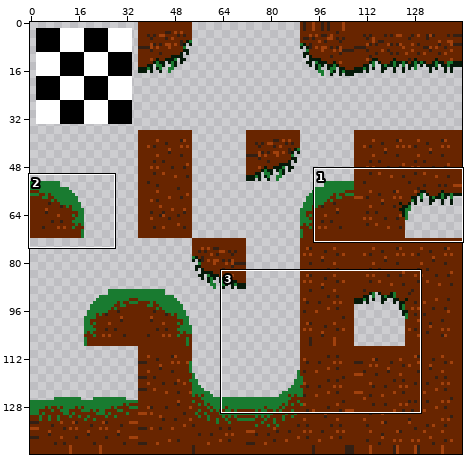
File history of a sprite sheet, tilesets/tileset0/output_tileset.png. The picture above shows the old version from afar; the outline marks the close-up.
Close-up. First the earlier version:
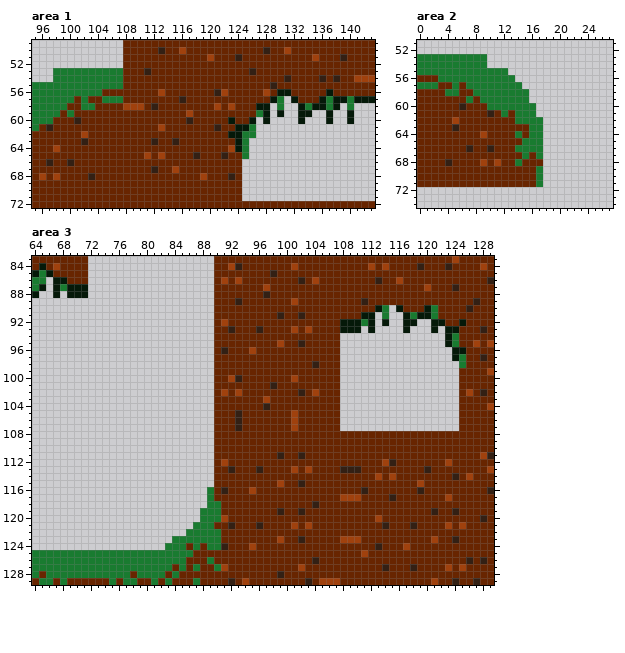
The file is 144x144 pixels. Shown: area 1: x 95..143, y 49..72; area 2: x 0..27, y 51..74; area 3: x 64..129, y 83..129. The commit also changed other parts of the picture, which this record leaves out.
After:
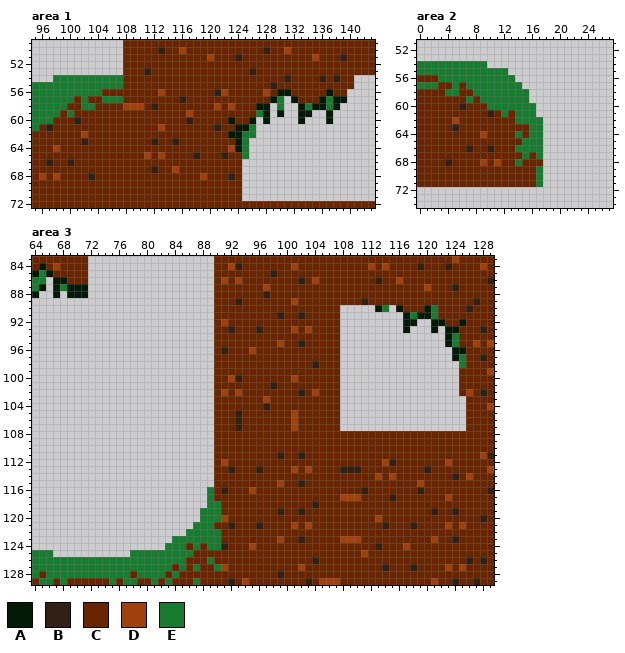
Palette (. is transparent): A #051909  B #332014  C #682500  D #a0410d  E #197b30
Difference:
Area 1:
y 53: x 98..107 EEEEEEEEEE -> ..........
y 54: x 141..143 DDD -> ...
y 55: x 141..143 CCC -> ...
y 56: x 140..143 CCCC -> ....
y 57: x 140..143 EAAA -> ....
y 58: x 140 E -> .
y 59..60: x 140 A -> .
Area 2:
y 53: x 0..9 EEEEEEEEEE -> ..........
Area 3:
y 90: x 108..112 CCCCC -> .....
y 91: x 108..112 CCCAA -> .....; x 114 E -> .
y 92: x 108..112 AAAEA -> .....; x 114 A -> .
y 93: x 108..110 AAA -> ...; x 112 A -> .
y 103..107: x 125 C -> .
y 125: x 67..77 EEEEEEEEEEE -> ...........
Where, in picture pixels (left, top, right, bottom), the same in both close-ups:
erased: (53, 68, 123, 75)
erased: (347, 75, 375, 124)
erased: (417, 54, 487, 61)
erased: (340, 305, 389, 333)
erased: (459, 396, 466, 431)
erased: (53, 550, 130, 557)
